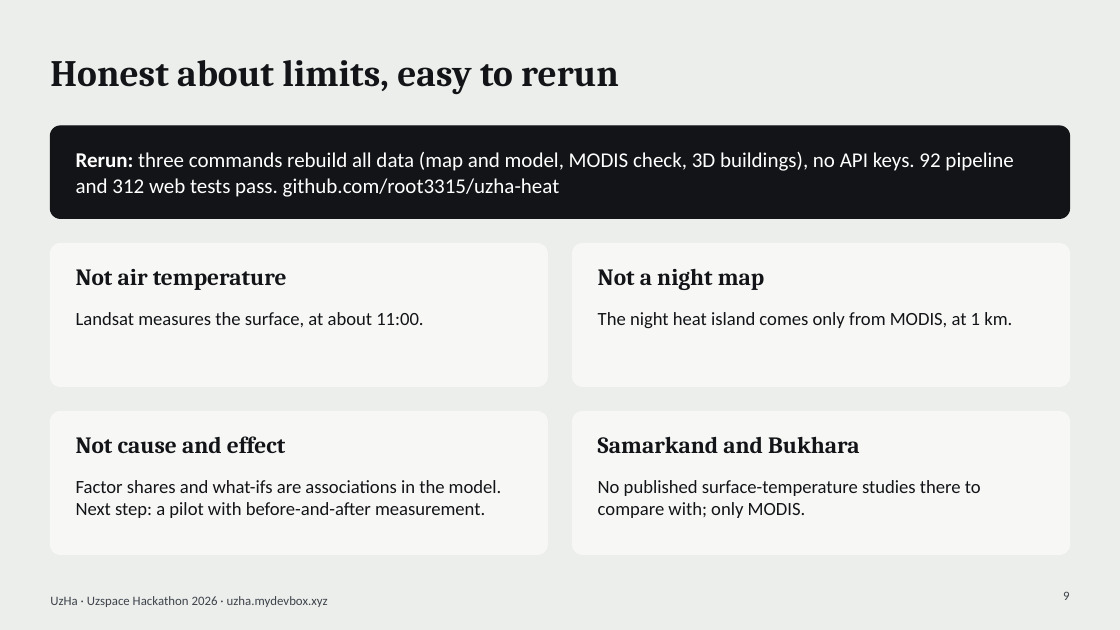
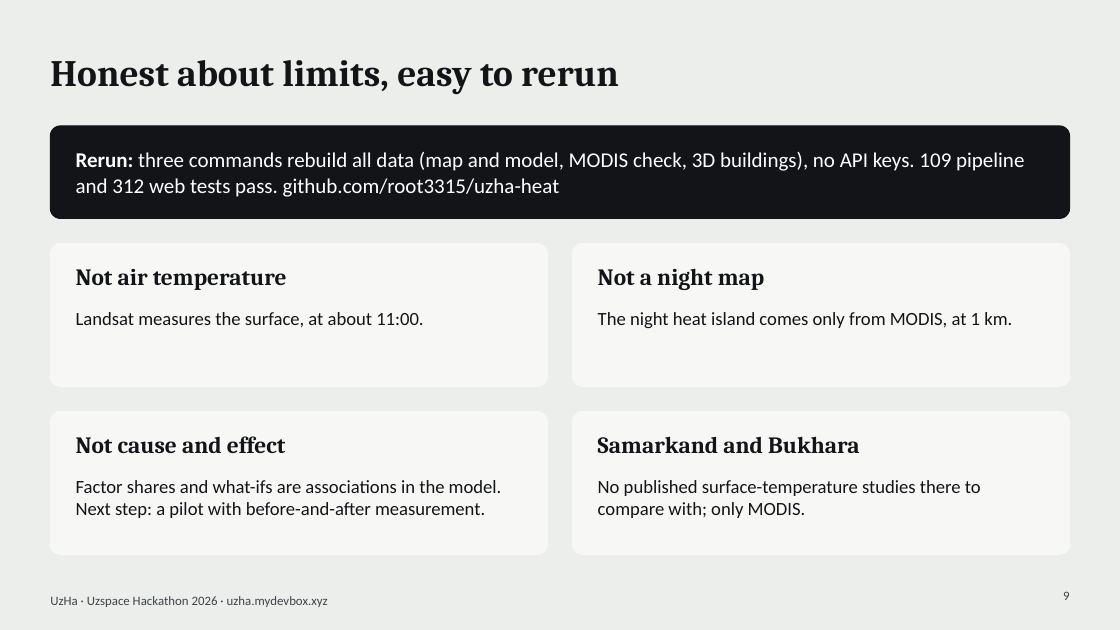
Before and after one commit to root3315/uzha-heat, a slide deck: slide 9 of docs/uzha-pitch-en.pptx. Drawn at 1120x630 pixels with LibreOffice and Linux fonts; fonts in the diff are those of the drawing. Boxes give left, top, right and bottom in pixels: in the first picture for what was removed or moved away, otherwise in the second. Text is boxed around its words. In the diff, an @@ line names an element or a change of style, - is before the commit and + after.

Commit message:
feat(pipeline): compare the map with data handed to us, points or a raster (#90)
* feat(pipeline): compare the map with data handed to us, points or a raster

* fix(pipeline): tolerate Excel CSVs, explain bad rasters, keep reports valid JSON

```diff
--- a/docs/uzha-pitch-en.pptx
+++ b/docs/uzha-pitch-en.pptx
@@ text at <box>76,152,1024,197</box>: text changed @@
-Rerun: three commands rebuild all data (map and model, MODIS check, 3D buildings), no API keys. 92 pipeline and 312 web tests pass. github.com/root3315/uzha-heat
+Rerun: three commands rebuild all data (map and model, MODIS check, 3D buildings), no API keys. 109 pipeline and 312 web tests pass. github.com/root3315/uzha-heat
```
Also in this commit, not shown: 7 other files.
